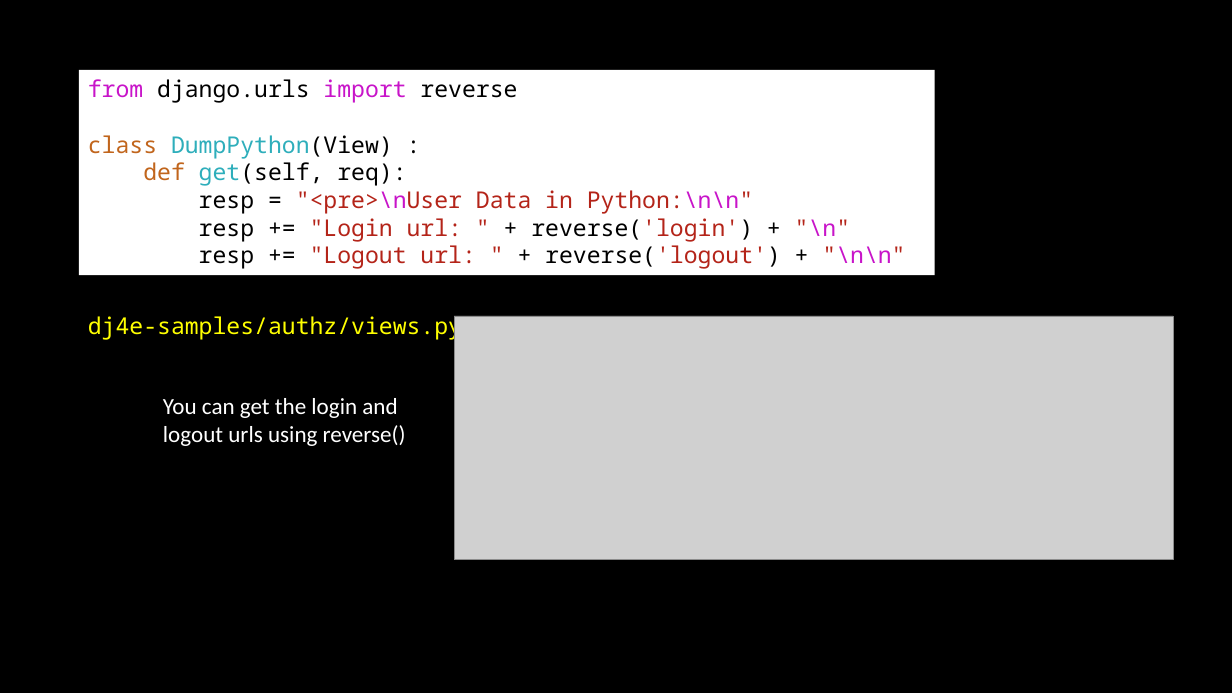
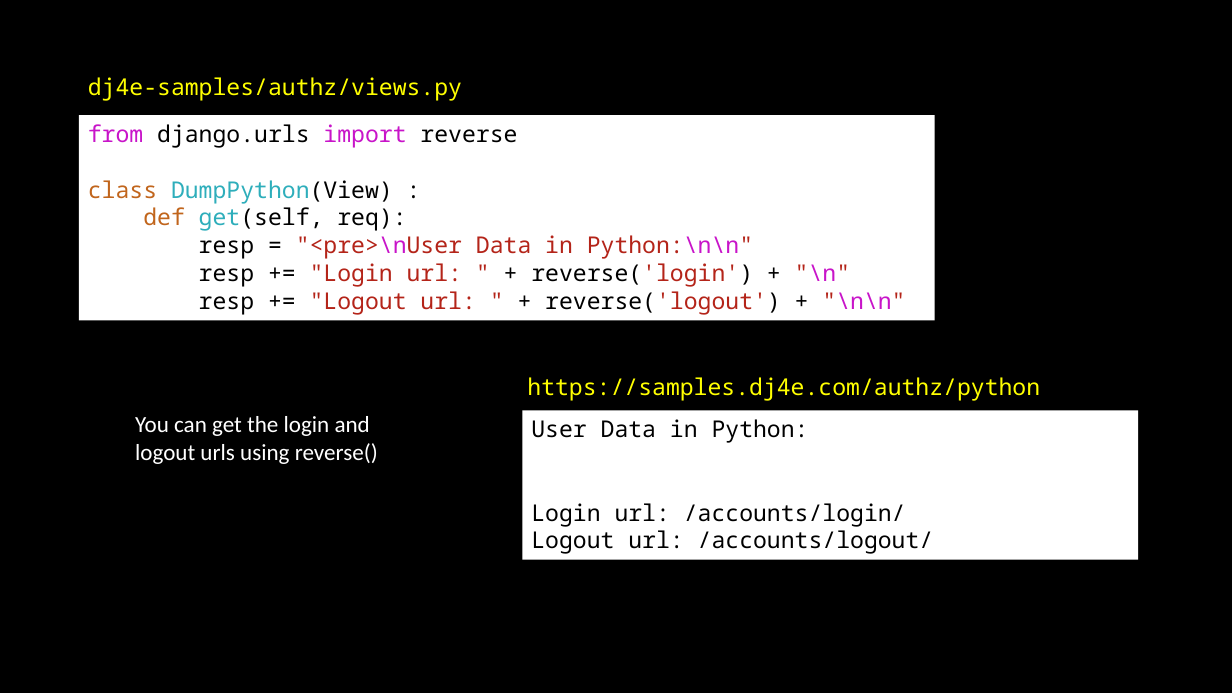
Before and after one commit to csev/dj4e, a slide deck: slide 10 of lectures/DJ-08-Login.pptx. Drawn at 1232x693 pixels with LibreOffice and Linux fonts; fonts in the diff are those of the drawing; grey boxes stand for pictures. Boxes give left, top, right and bottom in pixels: in the first picture for what was removed or moved away, otherwise in the second. Text is boxed around its words. In the diff, an @@ line names an element or a change of style, - is before the commit and + after.

Commit message:
MVP Login lecture

```diff
--- a/lectures/DJ-08-Login.pptx
+++ b/lectures/DJ-08-Login.pptx
@@ text "dj4e-samples/authz/views.py" moved from (x1=88, y1=316, x2=462, y2=340) to (x1=88, y1=77, x2=462, y2=101) @@
@@ rectangle "from django.urls import reverse" moved from (x1=79, y1=70, x2=934, y2=275) to (x1=79, y1=116, x2=934, y2=321) @@
@@ picture removed at (x1=455, y1=316, x2=1174, y2=560) @@
@@ text added at (x1=527, y1=377, x2=1040, y2=401), 18 pt, text #FFFF00 @@
+https://samples.dj4e.com/authz/python
@@ text "You can get the login ..." moved from (x1=163, y1=398, x2=406, y2=446) to (x1=135, y1=416, x2=378, y2=464) @@
@@ rectangle added at (x1=522, y1=410, x2=1139, y2=560), fill #FFFFFF, 18 pt, text #000000 @@
+User Data in Python:
+Login url: /accounts/login/
+Logout url: /accounts/logout/
```
Also in this commit, not shown: 5 other slides changed, 10 slides added, 2 slides removed, 2 other files.
